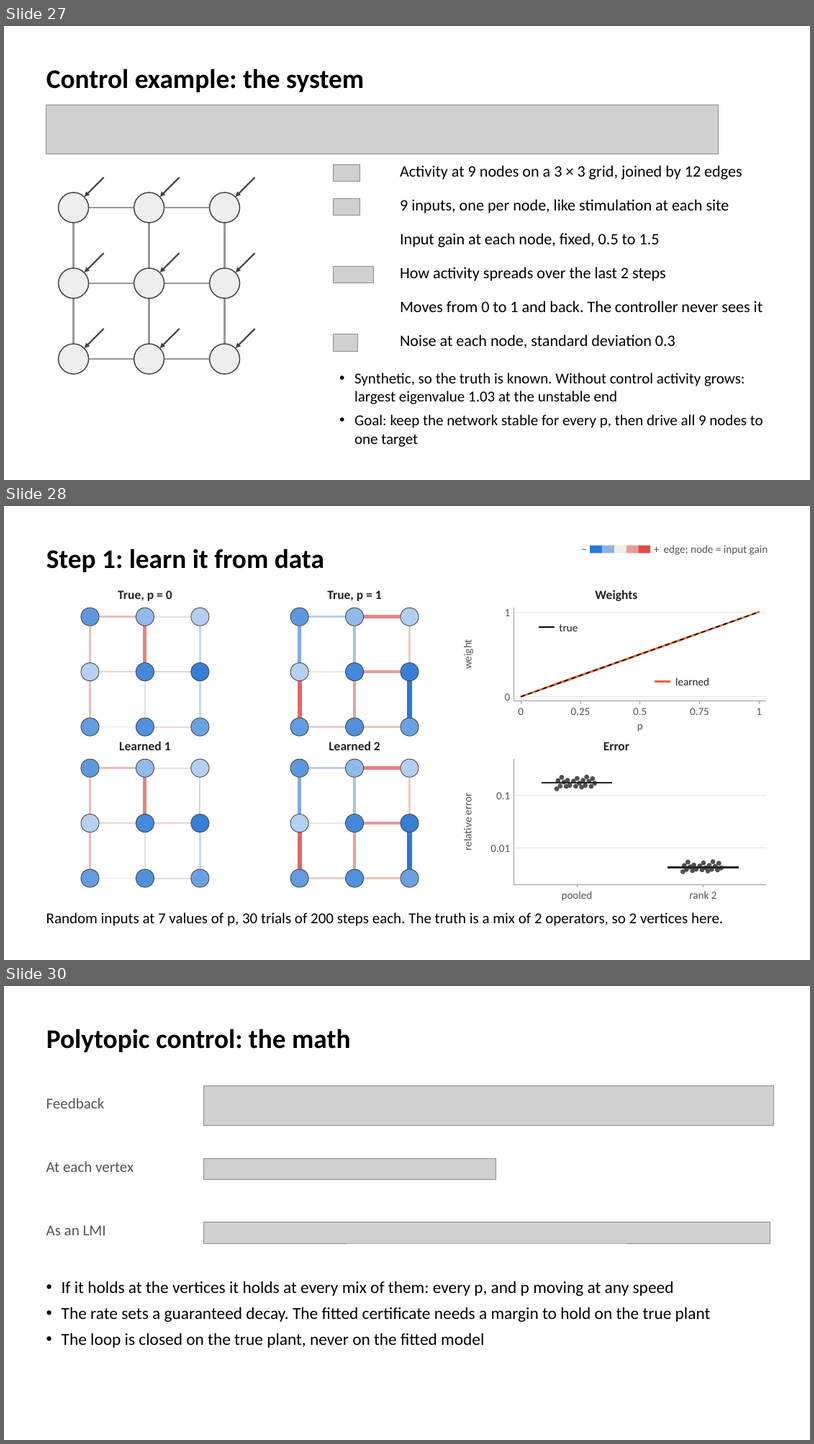
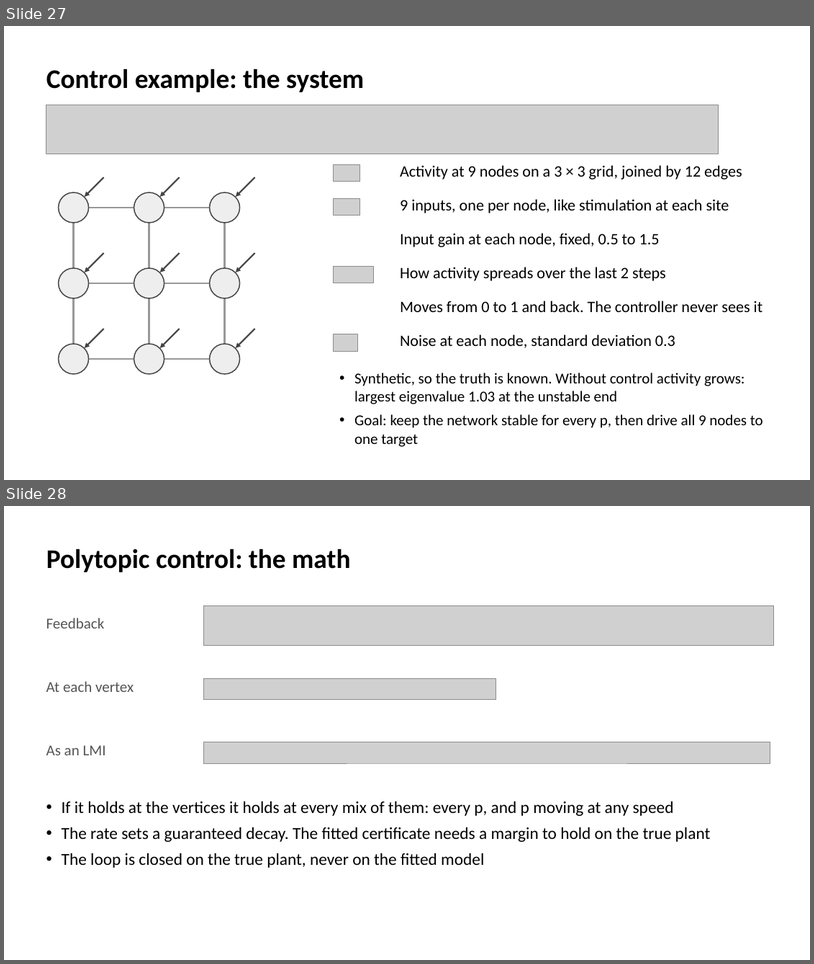
Before and after one commit to smartadi/tpgdar, a slide deck: TP-GDAR_IOS_Reach.pptx. Shown one above the other, each under a label of ours: slides 27, 28 and 30 before the commit, slides 27 and 28 after it; the slides between them are not shown. The pictures are 814x1444 and 814x964 pixels, drawn with LibreOffice and Linux fonts; fonts in the diff are those of the drawing; grey boxes stand for pictures; background and template pictures are left out. Boxes give left, top, right and bottom in pixels: in the first picture for what was removed or moved away, otherwise in the second. Text is boxed around its words. In the diff, an @@ line names an element or a change of style, - is before the commit and + after.

```diff
--- a/TP-GDAR_IOS_Reach.pptx
+++ b/TP-GDAR_IOS_Reach.pptx
@@ slide 28 removed at box(4, 506, 810, 960), background #FFFFFF @@
@@ title removed at box(46, 548, 324, 572) @@
-Step 1: learn it from data
@@ group removed at box(578, 542, 769, 556): 5 rectangles, 3 texts @@
-−
-+
-edge; node = input gain
@@ group removed at box(461, 590, 767, 731): 14 freeform shapes, 12 texts, 11 lines @@
-Weights
-0
-1
-0
-0.25
-0.5
-0.75
-1
-p
-weight
-true
-learned
@@ group removed at box(81, 590, 209, 736): 12 lines, 9 ellipses, 1 text @@
-True, p = 0
@@ group removed at box(291, 590, 419, 736): 12 lines, 9 ellipses, 1 text @@
-True, p = 1
@@ group removed at box(81, 741, 209, 887): 12 lines, 9 ellipses, 1 text @@
-Learned 1
@@ group removed at box(291, 741, 419, 887): 12 lines, 9 ellipses, 1 text @@
-Learned 2
@@ group removed at box(461, 741, 767, 901): 40 ellipses, 8 lines, 6 texts @@
-Error
-0.01
-0.1
-pooled
-rank 2
-relative error
@@ text removed at box(46, 912, 723, 926) @@
-Random inputs at 7 values of p, 30 trials of 200 steps each. The truth is a mix of 2 operators, so 2 vertices here.
@@ what was slide 30 is now slide 28 @@
```
Also in this commit, not shown: 2 slides changed, 3 other slides removed, 3 other files.
